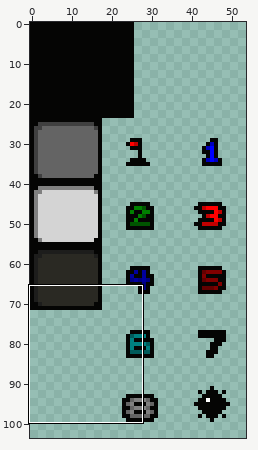
Sprite sheet: resources/gfx/ui/minesweeper_minimap.png. The first picture is a wide view before the edit; the outline marks the close-up.
Close-up. Before the commit:
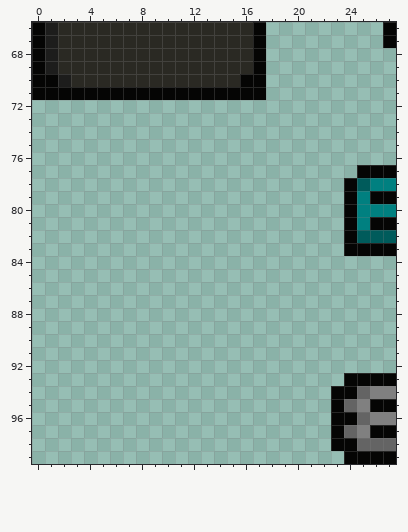
The file is 54x104 pixels. Colours within 5 levels of each other are drawn and written as one. Shown: x 0..27, y 66..99.
Once edited:
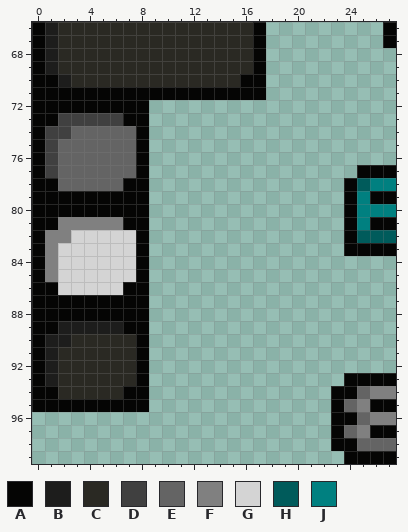
Palette (. is transparent): A #050504  B #1d1d1c  C #2a2923  D #404040  E #646464  F #808080  G #d4d4d4  H #005b5b  J #008080
The edit:
{"y":72,"x":0,"old":".........","new":"AAAAAAAAA"}
{"y":73,"x":0,"old":".........","new":"AADDDDDAA"}
{"y":74,"x":0,"old":".........","new":"ADDEEEEEA"}
{"y":75,"x":0,"old":".........","new":"ADEEEEEEA"}
{"y":76,"x":0,"old":".........","new":"ADEEEEEEA"}
{"y":77,"x":0,"old":".........","new":"ADEEEEEEA"}
{"y":78,"x":0,"old":".........","new":"AAEEEEEAA"}
{"y":79,"x":0,"old":".........","new":"AAAAAAAAA"}
{"y":80,"x":0,"old":".........","new":"AAAAAAAAA"}
{"y":81,"x":0,"old":".........","new":"AAFFFFFAA"}
{"y":82,"x":0,"old":".........","new":"AFFGGGGGA"}
{"y":83,"x":0,"old":".........","new":"AFGGGGGGA"}
{"y":84,"x":0,"old":".........","new":"AFGGGGGGA"}
{"y":85,"x":0,"old":".........","new":"AFGGGGGGA"}
{"y":86,"x":0,"old":".........","new":"AAGGGGGAA"}
{"y":87,"x":0,"old":".........","new":"AAAAAAAAA"}
{"y":88,"x":0,"old":".........","new":"AAAAAAAAA"}
{"y":89,"x":0,"old":".........","new":"AABBBBBAA"}
{"y":90,"x":0,"old":".........","new":"ABBCCCCCA"}
{"y":91,"x":0,"old":".........","new":"ABCCCCCCA"}
{"y":92,"x":0,"old":".........","new":"ABCCCCCCA"}
{"y":93,"x":0,"old":".........","new":"ABCCCCCCA"}
{"y":94,"x":0,"old":".........","new":"AACCCCCAA"}
{"y":95,"x":0,"old":".........","new":"AAAAAAAAA"}
{"label":"added","picture_box":[32,100,149,412]}
